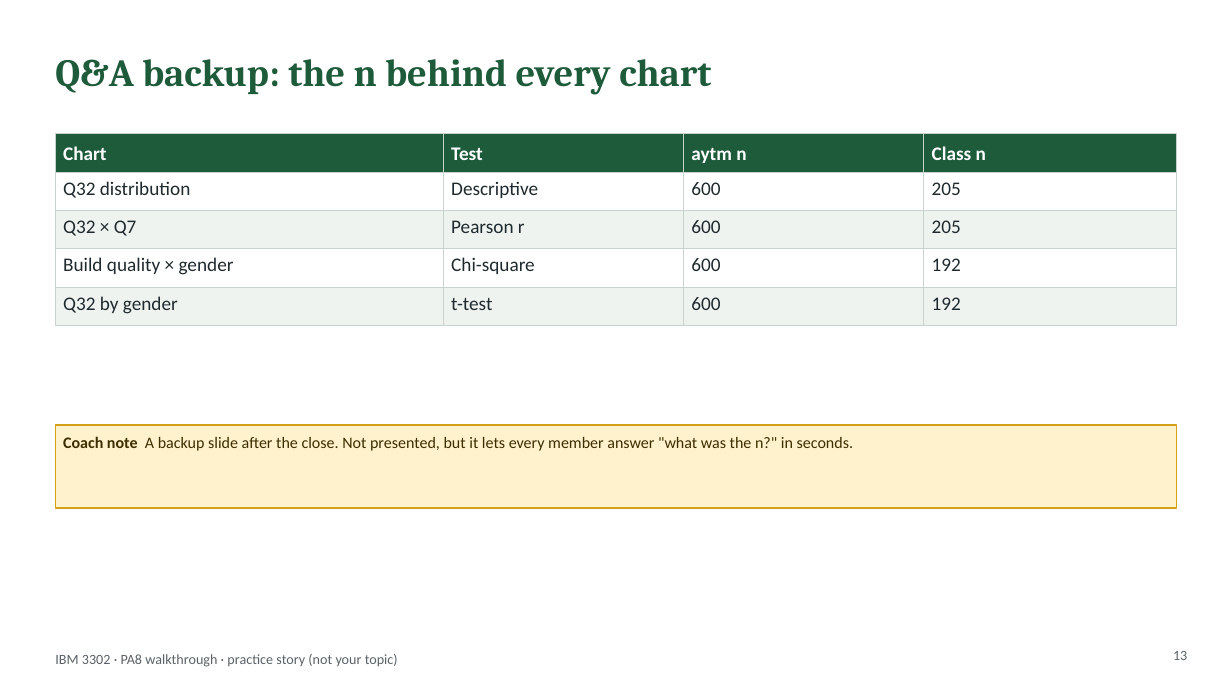
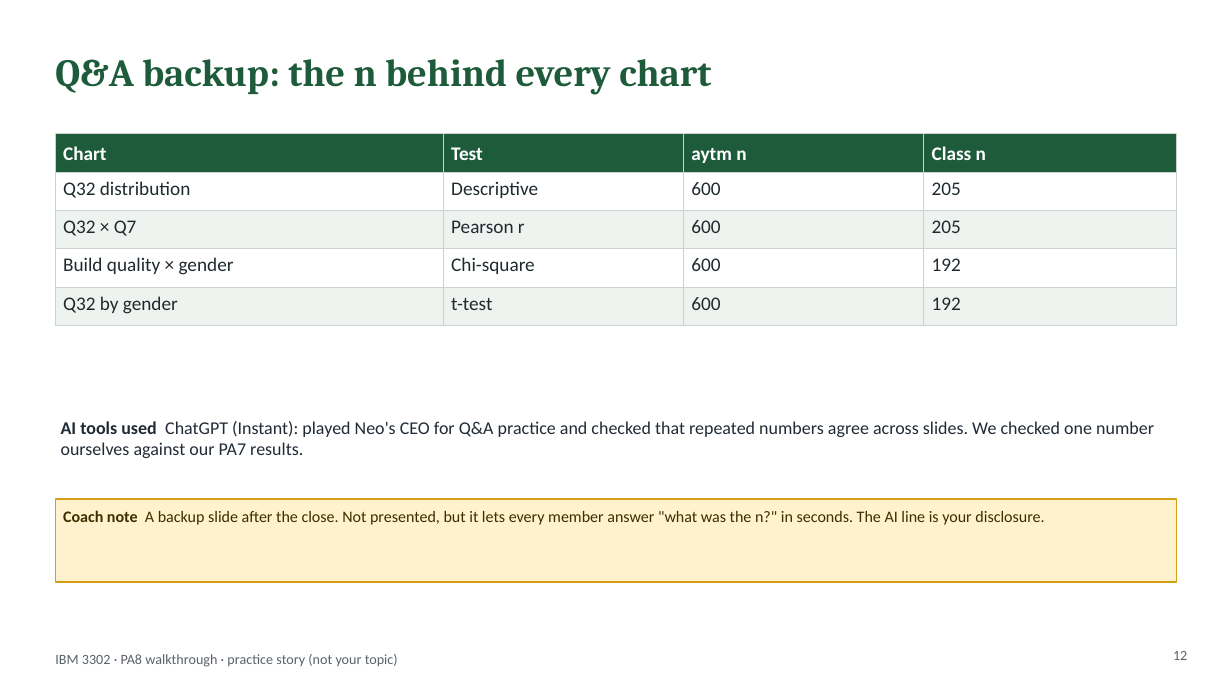
Before and after one commit to lyf718718/mktg-research-sim, a slide deck: slide 12 of hub/files/PA8_Presentation_Walkthrough.pptx (slide 13 before the commit). Drawn at 1232x693 pixels with LibreOffice and Linux fonts; fonts in the diff are those of the drawing. Boxes give left, top, right and bottom in pixels: in the first picture for what was removed or moved away, otherwise in the second. Text is boxed around its words. In the diff, an @@ line names an element or a change of style, - is before the commit and + after.

```diff
--- a/hub/files/PA8_Presentation_Walkthrough.pptx
+++ b/hub/files/PA8_Presentation_Walkthrough.pptx
@@ text added at <box>61,421,1154,458</box>, 14 pt, text #212B36 @@
+AI tools used ChatGPT (Instant): played Neo's CEO for Q&A practice and checked that repeated numbers agree across slides. We checked one number ourselves against our PA7 results.
@@ rectangle "Coach note A backup slide ...": place and size @@
-rectangle "Coach note A backup slide ..." at <box>55,425,1177,508</box>
+rectangle "Coach note A backup slide ..." at <box>55,499,1177,582</box>
@@ text in rectangle at <box>63,510,1044,525</box>: text changed @@
-Coach note A backup slide after the close. Not presented, but it lets every member answer "what was the n?" in seconds.
+Coach note A backup slide after the close. Not presented, but it lets every member answer "what was the n?" in seconds. The AI line is your disclosure.
```
Also in this commit, not shown: 4 other slides changed, 1 slide removed, 15 other files.
